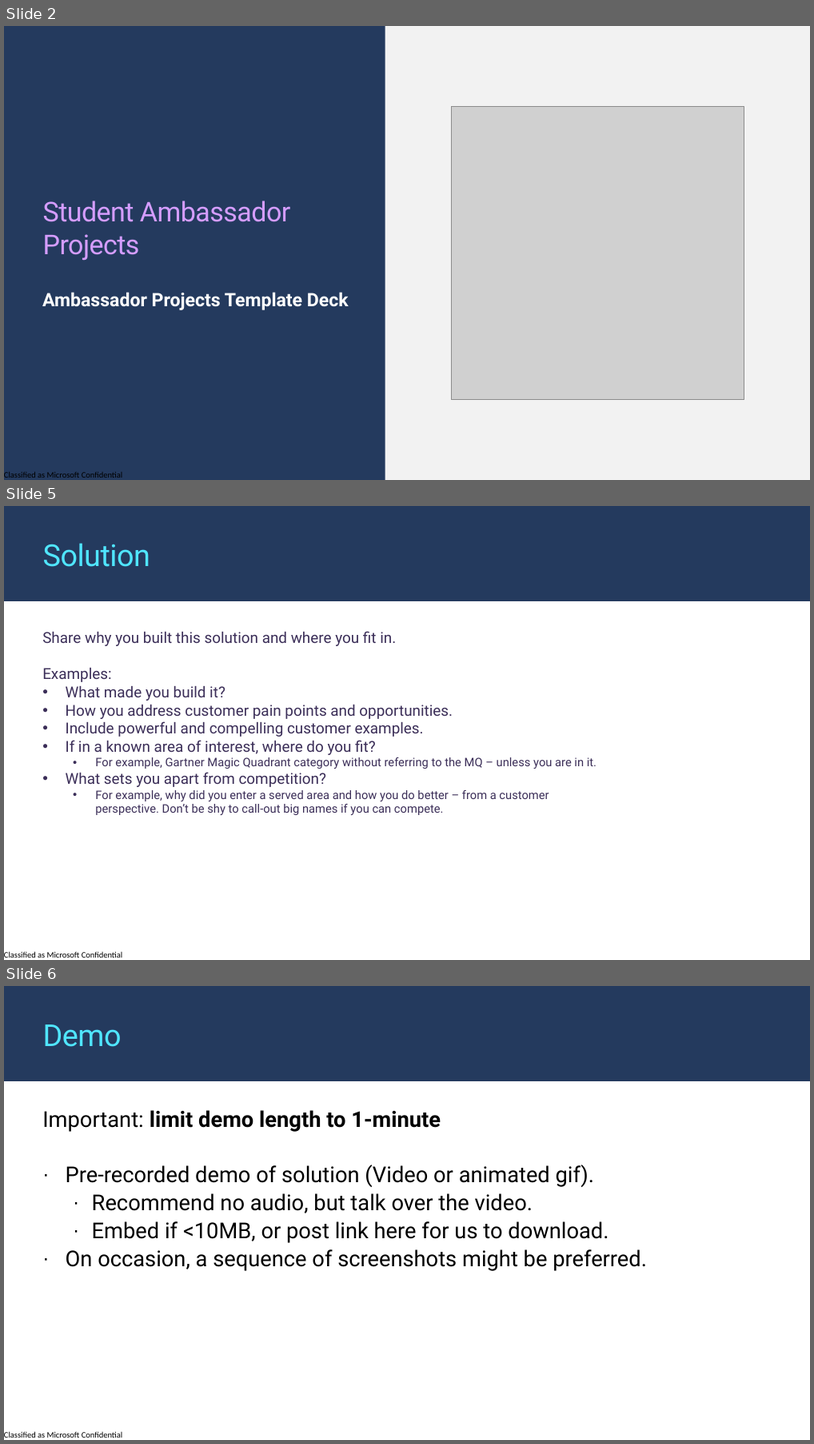
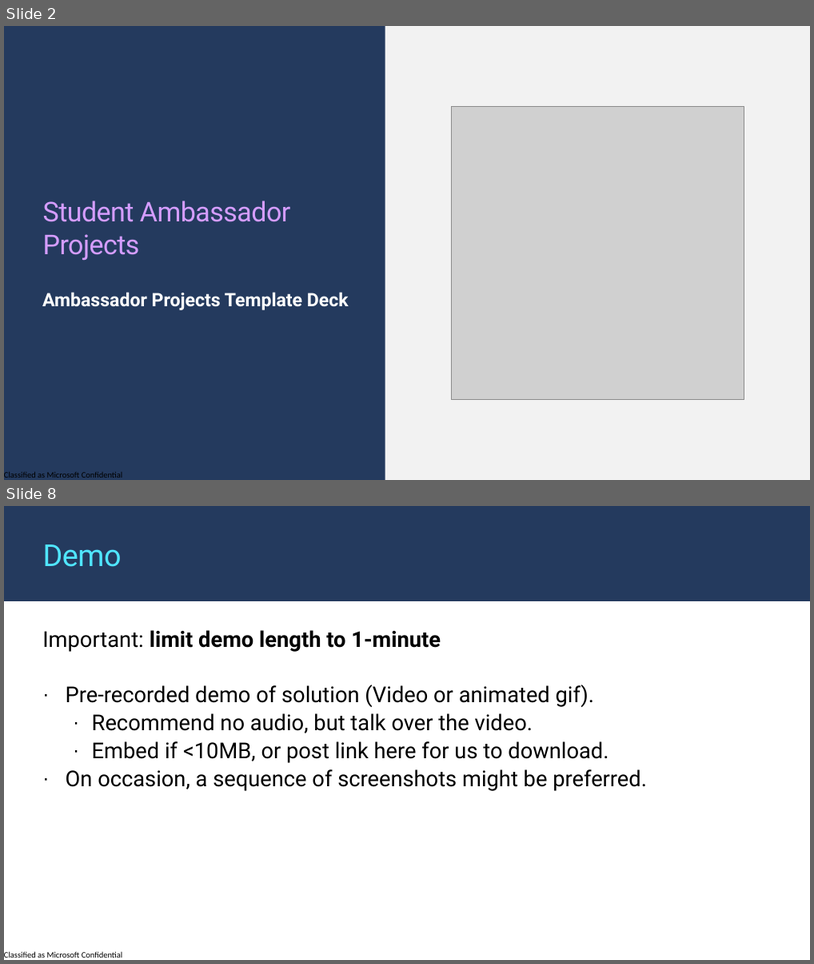
Before and after one commit to Nouran246/Personalized-Recipe-Recommender, a slide deck: Pitch Deck_Template.pptx. Shown one above the other, each under a label of ours: slides 2, 5 and 6 before the commit, slides 2 and 8 after it; the slides between them are not shown. The pictures are 814x1444 and 814x964 pixels, drawn with LibreOffice and Linux fonts; fonts in the diff are those of the drawing; grey boxes stand for pictures; background and template pictures are left out. Boxes give left, top, right and bottom in pixels: in the first picture for what was removed or moved away, otherwise in the second. Text is boxed around its words. In the diff, an @@ line names an element or a change of style, - is before the commit and + after.

```diff
--- a/Pitch Deck_Template.pptx
+++ b/Pitch Deck_Template.pptx
@@ slide 5 removed at (4, 506, 810, 960), background #FFFFFF; not listed: 2 template elements that a slide beside it also shows @@
@@ text removed at (43, 543, 150, 567) @@
-Solution
@@ text removed at (42, 631, 597, 815) @@
-Share why you built this solution and where you fit in.
-Examples:
-• What made you build it?
-• How you address customer pain points and opportunities.
-• Include powerful and compelling customer examples.
-• If in a known area of interest, where do you fit?
-  • For example, Gartner Magic Quadrant category without referring to the MQ – unless you are in it.
-• What sets you apart from competition?
-  • For example, why did you enter a served area and how you do better – from a customer perspective. Don’t be shy to call-out big names if you can compete.
@@ what was slide 6 is now slide 8 @@
```
Also in this commit, not shown: 2 slides changed, 4 slides added, 1 other slide removed.
